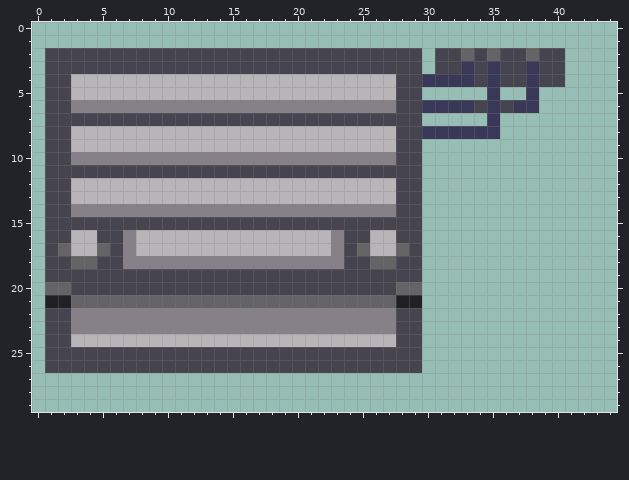
Two states of a pixel-art file, art/modules/Batteries_x2x3_Inside.ase. The first picture shows the starting point.
96x64 pixels, 1 frame. Shown: x 0..44, y 0..29.
The result:
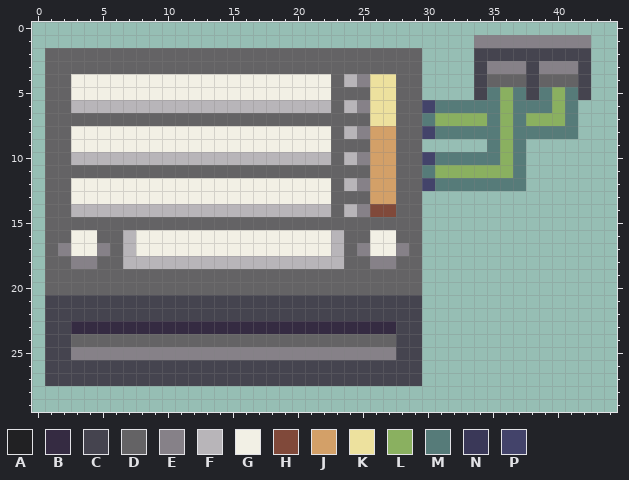
Palette (. is transparent): A #212123  B #352b42  C #45444f  D #646365  E #868188  F #b8b5b9  G #f2f0e5  H #80493a  J #d3a068  K #ede19e  L #8ab060  M #567b79  N #3a3858  P #43436a
What changed:
@@ x 0..44 @@
  0 .............................................
- 1 .............................................
- 2 .CCCCCCCCCCCCCCCCCCCCCCCCCCCCC.CCDCDCCDCC....
- 3 .CCCCCCCCCCCCCCCCCCCCCCCCCCCCC.CCNCNCCNCC....
- 4 .CCFFFFFFFFFFFFFFFFFFFFFFFFFCCNNNNCNCCNCC....
- 5 .CCFFFFFFFFFFFFFFFFFFFFFFFFFCC.....N..N......
- 6 .CCEEEEEEEEEEEEEEEEEEEEEEEEECCNNNNCNCNN......
- 7 .CCCCCCCCCCCCCCCCCCCCCCCCCCCCC.....N.........
- 8 .CCFFFFFFFFFFFFFFFFFFFFFFFFFCCNNNNNN.........
- 9 .CCFFFFFFFFFFFFFFFFFFFFFFFFFCC...............
-10 .CCEEEEEEEEEEEEEEEEEEEEEEEEECC...............
-11 .CCCCCCCCCCCCCCCCCCCCCCCCCCCCC...............
-12 .CCFFFFFFFFFFFFFFFFFFFFFFFFFCC...............
-13 .CCFFFFFFFFFFFFFFFFFFFFFFFFFCC...............
-14 .CCEEEEEEEEEEEEEEEEEEEEEEEEECC...............
-15 .CCCCCCCCCCCCCCCCCCCCCCCCCCCCC...............
-16 .CCFFCCEFFFFFFFFFFFFFFFECCFFCC...............
-17 .CDFFDCEFFFFFFFFFFFFFFFECDFFDC...............
-18 .CCDDCCEEEEEEEEEEEEEEEEECCDDCC...............
-19 .CCCCCCCCCCCCCCCCCCCCCCCCCCCCC...............
-20 .DDCCCCCCCCCCCCCCCCCCCCCCCCCDD...............
-21 .AADDDDDDDDDDDDDDDDDDDDDDDDDAA...............
-22 .CCEEEEEEEEEEEEEEEEEEEEEEEEECC...............
-23 .CCEEEEEEEEEEEEEEEEEEEEEEEEECC...............
-24 .CCFFFFFFFFFFFFFFFFFFFFFFFFFCC...............
-25 .CCCCCCCCCCCCCCCCCCCCCCCCCCCCC...............
+ 1 ..................................EEEEEEEEE..
+ 2 .DDDDDDDDDDDDDDDDDDDDDDDDDDDDD....CCCCCCCCC..
+ 3 .DDDDDDDDDDDDDDDDDDDDDDDDDDDDD....CEEECEEEC..
+ 4 .DDGGGGGGGGGGGGGGGGGGGGDFEKKDD....CDDDCDDDC..
+ 5 .DDGGGGGGGGGGGGGGGGGGGGDDDKKDD....CMLMCMLMC..
+ 6 .DDFFFFFFFFFFFFFFFFFFFFDFEKKDDPMMMMMLMMMLM...
+ 7 .DDDDDDDDDDDDDDDDDDDDDDDDDKKDDMLLLLMLMLLLM...
+ 8 .DDGGGGGGGGGGGGGGGGGGGGDFEJJDDPMMMMMLMMMMM...
+ 9 .DDGGGGGGGGGGGGGGGGGGGGDDDJJDD.....MLM.......
+10 .DDFFFFFFFFFFFFFFFFFFFFDFEJJDDPMMMMMLM.......
+11 .DDDDDDDDDDDDDDDDDDDDDDDDDJJDDMLLLLLLM.......
+12 .DDGGGGGGGGGGGGGGGGGGGGDFEJJDDPMMMMMMM.......
+13 .DDGGGGGGGGGGGGGGGGGGGGDDDJJDD...............
+14 .DDFFFFFFFFFFFFFFFFFFFFDFEHHDD...............
+15 .DDDDDDDDDDDDDDDDDDDDDDDDDDDDD...............
+16 .DDGGDDFGGGGGGGGGGGGGGGFDDGGDD...............
+17 .DEGGEDFGGGGGGGGGGGGGGGFDEGGED...............
+18 .DDEEDDFFFFFFFFFFFFFFFFFDDEEDD...............
+19 .DDDDDDDDDDDDDDDDDDDDDDDDDDDDD...............
+20 .DDDDDDDDDDDDDDDDDDDDDDDDDDDDD...............
+21 .CCCCCCCCCCCCCCCCCCCCCCCCCCCCC...............
+22 .CCCCCCCCCCCCCCCCCCCCCCCCCCCCC...............
+23 .CCBBBBBBBBBBBBBBBBBBBBBBBBBCC...............
+24 .CCDDDDDDDDDDDDDDDDDDDDDDDDDCC...............
+25 .CCEEEEEEEEEEEEEEEEEEEEEEEEECC...............
 26 .CCCCCCCCCCCCCCCCCCCCCCCCCCCCC...............
-27 .............................................
+27 .CCCCCCCCCCCCCCCCCCCCCCCCCCCCC...............
 28 .............................................
